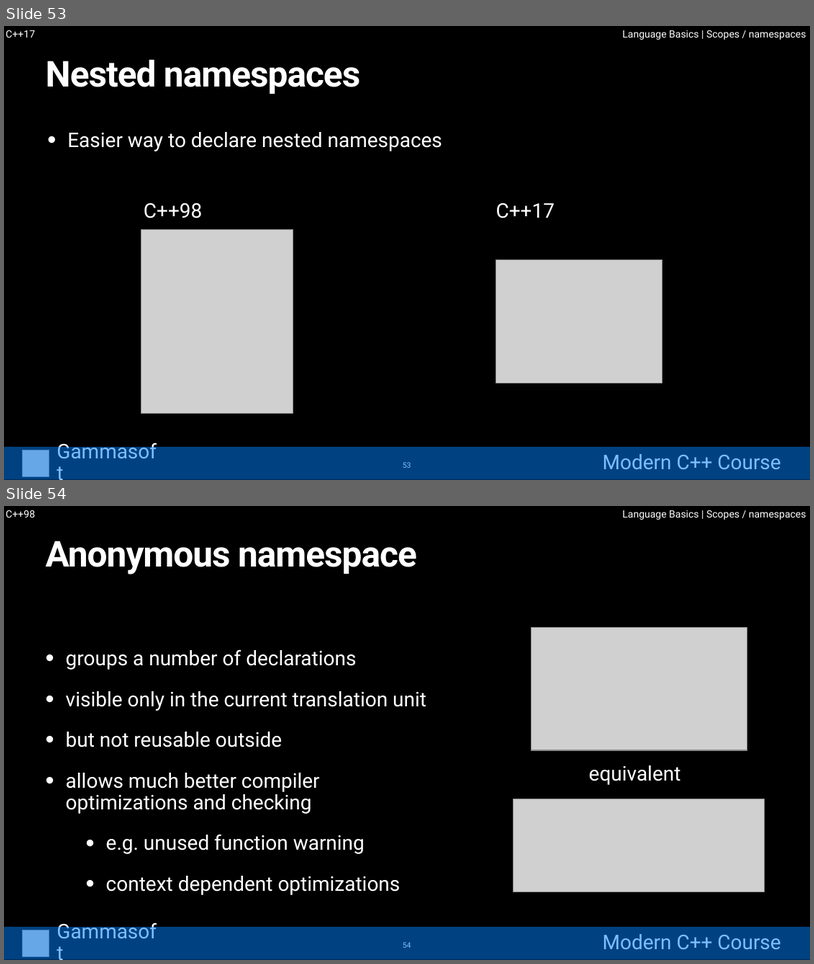
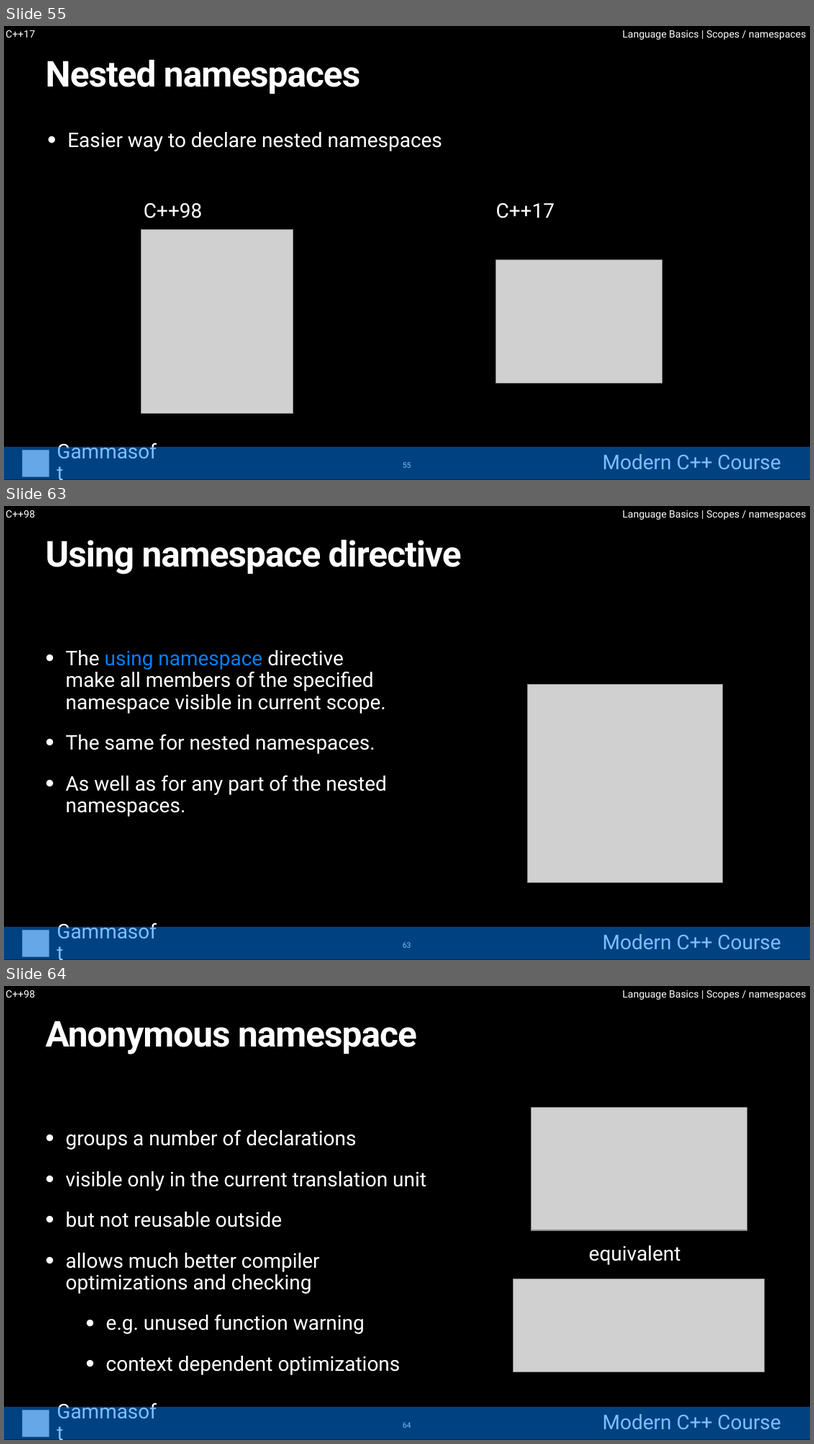
Before and after one commit to gammasoft71/cpp_modern_course, a slide deck: course/powerpoints/02_modern_cpp_course_language_basics.pptx. Shown one above the other, each under a label of ours: slides 53 and 54 before the commit, slides 55, 63 and 64 after it; the slides between them are not shown. The pictures are 814x964 and 814x1444 pixels, drawn with LibreOffice and Linux fonts; fonts in the diff are those of the drawing; grey boxes stand for pictures. Boxes give left, top, right and bottom in pixels: in the first picture for what was removed or moved away, otherwise in the second. Text is boxed around its words. In the diff, an @@ line names an element or a change of style, - is before the commit and + after.

```diff
--- a/course/powerpoints/02_modern_cpp_course_language_basics.pptx
+++ b/course/powerpoints/02_modern_cpp_course_language_basics.pptx
@@ slide 63 added at box(4, 506, 810, 960), background #000000 @@
@@ text added at box(5, 510, 35, 518), 24 pt, text #FFFFFF @@
+C++98
@@ text added at box(622, 510, 807, 520), 24 pt, text #FFFFFF @@
+Language Basics | Scopes / namespaces
@@ title added at box(46, 539, 462, 574), 85 pt, text #FFFFFF, bold @@
+Using namespace directive
@@ text added at box(66, 650, 386, 816), 48 pt, text #FFFFFF @@
+• The using namespace directive make all members of the specified namespace visible in current scope.
+• The same for nested namespaces.
+• As well as for any part of the nested namespaces.
@@ picture added at box(527, 684, 723, 883) @@
@@ group added at box(4, 926, 810, 960): 2 texts, 1 picture, 1 rectangle @@
+Gammasoft
+Modern C++ Course
@@ page number added at box(403, 942, 412, 947), 18 pt, text #FFFFFF @@
+63
@@ what was slide 53 is now slide 55 @@
@@ page number at box(403, 462, 412, 467): text changed @@
-53
+55
@@ what was slide 54 is now slide 64 @@
```
Also in this commit, not shown: 38 slides changed, 37 other slides added, 3 other files.
